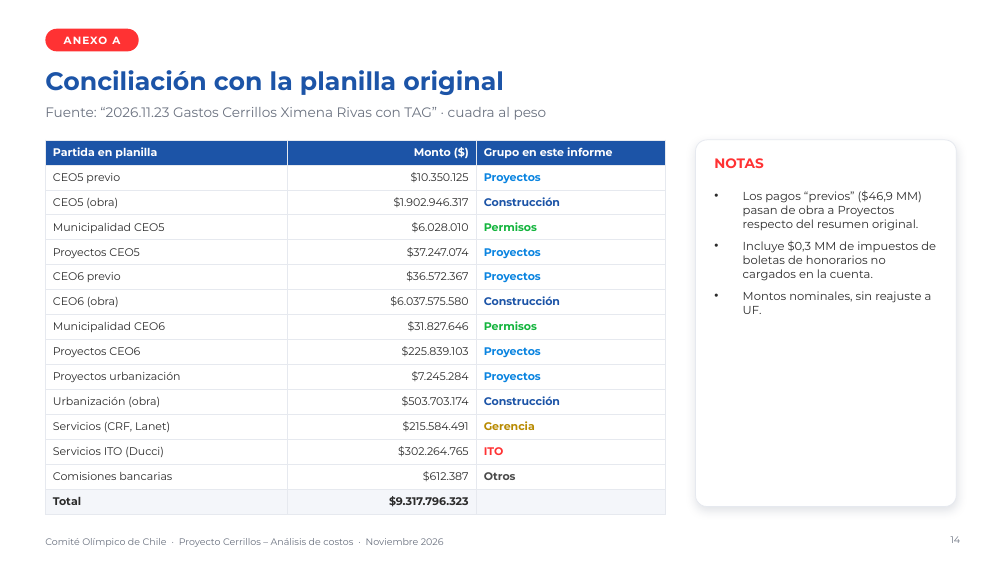
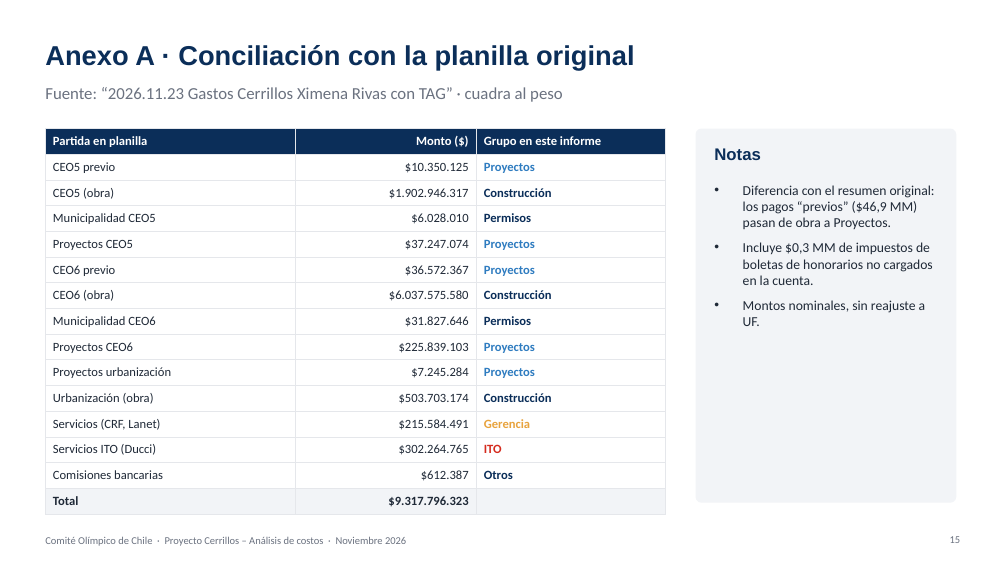
Before and after one commit to mmujicaa-prog/grit-test-app, a slide deck: slide 15 of entregables/Cerrillos_Costos_COCH.pptx (slide 14 before the commit). Drawn at 1008x567 pixels with LibreOffice and Linux fonts; fonts in the diff are those of the drawing; background and template pictures are left out. Boxes give left, top, right and bottom in pixels: in the first picture for what was removed or moved away, otherwise in the second. Text is boxed around its words. In the diff, an @@ line names an element or a change of style, - is before the commit and + after.

```diff
--- a/entregables/Cerrillos_Costos_COCH.pptx
+++ b/entregables/Cerrillos_Costos_COCH.pptx
@@ rounded rectangle removed at (x1=45, y1=29, x2=139, y2=51) @@
@@ title at (x1=45, y1=45, x2=635, y2=70): text changed; size 24 to 26 pt; font Montserrat to Arial; text colour #1C54A7 to #0B2E59 @@
-Conciliación con la planilla original
+Anexo A · Conciliación con la planilla original
@@ text removed at (x1=64, y1=36, x2=120, y2=44) @@
-ANEXO A
@@ text "Fuente: “2026.11.23 Gastos Cerrillos Ximena ..." moved from (x1=45, y1=107, x2=547, y2=120) to (x1=45, y1=87, x2=563, y2=102) @@
@@ text "Fuente: “2026.11.23 Gastos Cerrillos Ximena ..." at (x1=45, y1=87, x2=563, y2=102): size 13 to 16 pt, font Montserrat to Calibri @@
@@ table at (x1=45, y1=129, x2=665, y2=511) @@
@@ fill #1C54A7 to #0B2E59 in row 1 @@
@@ fill #F4F6FA to #F2F4F7 in row 15 @@
@@ size 10.5 to 12 pt, font Montserrat to Calibri @@
@@ text colour #2B2B2B to #1F2937 in "CEO5 previo", "$10.350.125", "CEO5 (obra)", "$1.902.946.317" and 24 more places @@
@@ text colour #0A84E0 to #2F7CC0 in "Proyectos", "Proyectos", "Proyectos", "Proyectos" and 1 more places @@
@@ text colour #1C54A7 to #0B2E59 in "Construcción", "Construcción", "Construcción" @@
@@ text colour #12B43C to #0B2E59 in "Permisos", "Permisos" @@
@@ text colour #B88A00 to #E8A33D in "Gerencia" @@
@@ text colour #FF3233 to #D52B1E in "ITO" @@
@@ text colour #4A4A4A to #0B2E59 in "Otros" @@
@@ borders changed @@
@@ table resized from (x1=45, y1=140, x2=665, y2=511) to (x1=45, y1=129, x2=665, y2=511) @@
@@ rounded rectangle resized from (x1=696, y1=140, x2=957, y2=507) to (x1=696, y1=129, x2=957, y2=503) @@
@@ rounded rectangle at (x1=696, y1=129, x2=957, y2=503): fill #FFFFFF to #F2F4F7; outline #E6E9EF 0.75 pt to none; shadow off; proportions changed @@
@@ text at (x1=714, y1=148, x2=761, y2=160): text changed; size 13 to 16 pt; font Montserrat to Arial; text colour #FF3233 to #0B2E59 @@
-NOTAS
+Notas
@@ text at (x1=743, y1=185, x2=935, y2=229): text changed; size 11 to 13 pt; font Montserrat to Calibri; text colour #2B2B2B to #1F2937 @@
-• Los pagos “previos” ($46,9 MM) pasan de obra a Proyectos respecto del resumen original.
+• Diferencia con el resumen original: los pagos “previos” ($46,9 MM) pasan de obra a Proyectos.
@@ text at (x1=743, y1=242, x2=933, y2=326): size 11 to 13 pt, font Montserrat to Calibri, text colour #2B2B2B to #1F2937 in "Incluye $0,3 MM de impuestos de boletas ...", "Montos nominales, sin reajuste a UF." @@
@@ text "Comité Olímpico de Chile · ..." at (x1=45, y1=537, x2=406, y2=546): size 9 to 10 pt, font Montserrat to Calibri @@
@@ page number at (x1=950, y1=536, x2=961, y2=543): text changed; size 9 to 10 pt; font Montserrat to Calibri @@
-14
+15
```
Also in this commit, not shown: 13 other slides changed, 2 slides added, 1 slide removed.
